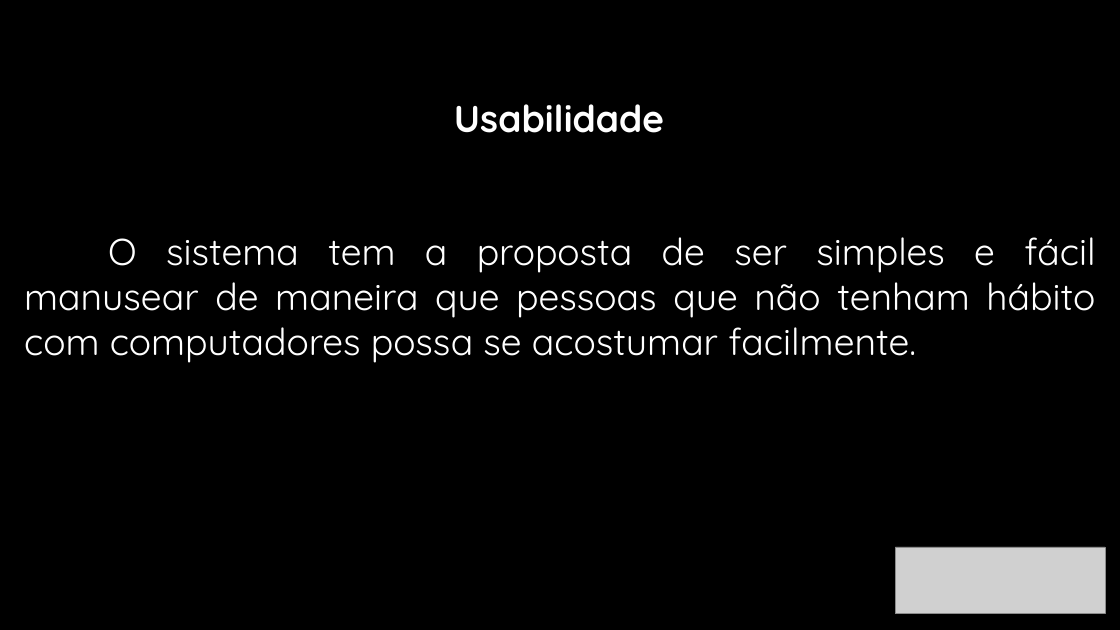
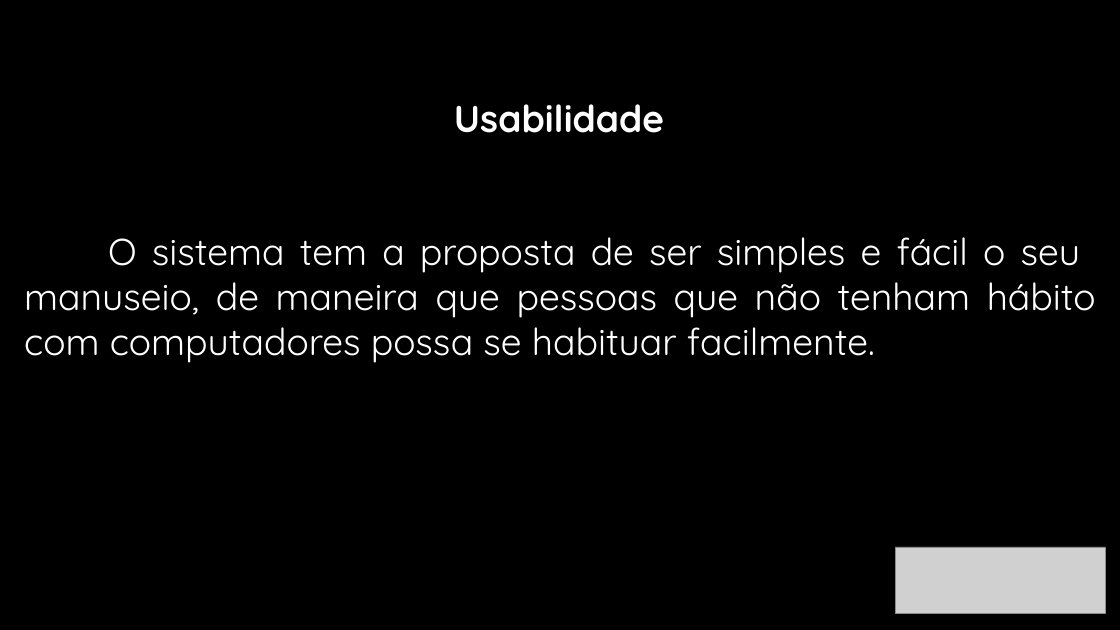
Before and after one commit to railsonsousa10/TesteDeSistema, a slide deck: slide 6 of Gestão Pet Shop.pptx. Drawn at 1120x630 pixels with LibreOffice and Linux fonts; fonts in the diff are those of the drawing; grey boxes stand for pictures; background and template pictures are left out. Boxes give left, top, right and bottom in pixels: in the first picture for what was removed or moved away, otherwise in the second. Text is boxed around its words. In the diff, an @@ line names an element or a change of style, - is before the commit and + after.

```diff
--- a/Gestão Pet Shop.pptx
+++ b/Gestão Pet Shop.pptx
@@ text at [24,237,1096,363]: text changed @@
-O sistema tem a proposta de ser simples e fácil manusear de maneira que pessoas que não tenham hábito com computadores possa se acostumar facilmente.
+O sistema tem a proposta de ser simples e fácil o seu manuseio, de maneira que pessoas que não tenham hábito com computadores possa se habituar facilmente.
```
Also in this commit, not shown: 2 other slides changed, 1 other file.
